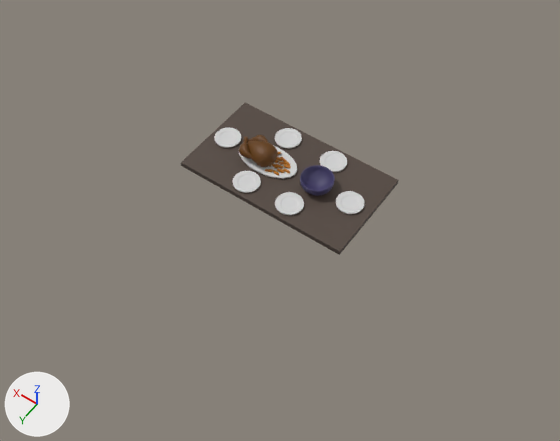
A saved change to the FBX model InitialUnityProject/Assets/Art/dinnerTable.fbx.
Camera for both pictures: a camera (50 mm lens) standing at (-0.123, 0.179, 0.25) and looking at (-0.009, 0.019, -0.002). The lights are fixed; the arrows at lower left show +X, +Y and +Z. Where no turn or scale is listed for an object, it has been applied to the vertices.
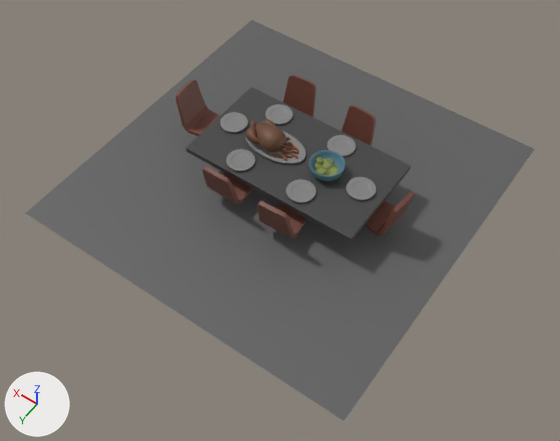
Location of each change, (x1, y1, x2, y2) in pixels of the pictures (560 x 441 px; the box of a moved part takes in the faces that stretch with it):
'polySurface40', reshaped, moved: before (181, 103, 398, 255); after (26, 20, 534, 421)
part 1 of me_mesh, moved or reshaped: before (300, 165, 335, 196); after (309, 150, 345, 181)
part 2 of me_mesh, moved or reshaped: before (336, 191, 365, 214); after (346, 177, 376, 201)
part 3 of me_mesh, moved or reshaped: before (181, 103, 398, 255); after (186, 87, 411, 242)
part 4 of me_mesh, moved or reshaped: before (232, 171, 261, 193); after (226, 149, 255, 171)
part 5 of me_mesh, moved or reshaped: before (275, 192, 304, 215); after (286, 179, 316, 203)
part 6 of me_mesh, moved or reshaped: before (320, 151, 347, 172); after (327, 135, 356, 157)
part 7 of me_mesh, moved or reshaped: before (275, 128, 302, 148); after (265, 104, 293, 125)
part 8 of me_mesh, moved or reshaped: before (265, 169, 273, 172); after (273, 154, 281, 157)
part 9 of me_mesh, moved or reshaped: before (275, 164, 283, 169); after (283, 149, 291, 154)
part 10 of me_mesh, moved or reshaped: before (239, 143, 297, 179); after (246, 131, 306, 164)
part 11 of me_mesh, moved or reshaped: before (214, 128, 241, 148); after (220, 112, 248, 133)
part 12 of me_mesh, moved or reshaped: before (248, 141, 278, 167); after (255, 125, 286, 153)
part 13 of me_mesh, moved or reshaped: before (239, 136, 252, 159); after (246, 121, 259, 144)
part 14 of me_mesh, moved or reshaped: before (243, 135, 268, 143); after (250, 119, 276, 127)
part 15 of me_mesh, added (brown): after (176, 75, 415, 238)
part 16 of me_mesh, added: after (26, 20, 534, 421)

Patch to the scene script:
```diff
--- a/InitialUnityProject/Assets/Art/dinnerTable.fbx.py
+++ b/InitialUnityProject/Assets/Art/dinnerTable.fbx.py
@@ me_mesh @@
-me_mesh.from_pydata(...)  # 3074 vertices, 3370 faces; spans x -0.04..0.04, y -0.0225..0.0225, z -0.0061..0.0061
-me_mesh.materials.append(mat_phong4)  # dark blue #443e69
-me_mesh.materials.append(mat_phong1)  # light grey #d3d3d3
-me_mesh.materials.append(mat_phong5)  # brown #50433a
-me_mesh.materials.append(mat_phong2)  # orange #b97000
-me_mesh.materials.append(mat_phong3)  # brown #633b00
+me_mesh.from_pydata(...)  # 3614 vertices, 3839 faces; spans x -0.0776..0.0776, y -0.0776..0.0776, z 0.0..0.0273
+# me_mesh part 1: the loose piece of 222 vertices spanning x -0.0216..-0.0075, y -0.0066..0.0075, z -0.004..0.0018 is moved by (-0.0041, 0.0001, 0.0212), in mat_phong6 (picture img_empathyjam_enviro_texture_jpg)
+# me_mesh part 2: the loose piece of 122 vertices spanning x -0.0362..-0.0245, y -0.0059..0.0059, z -0.0039..-0.0029 is moved by (-0.0041, 0.0001, 0.0212), in mat_phong6 (picture img_empathyjam_enviro_texture_jpg)
+# me_mesh part 3: the loose piece of 8 vertices spanning x -0.04..0.04, y -0.0225..0.0225, z -0.0061..-0.0039 is moved by (-0.0041, 0.0001, 0.0212), in mat_phong6 (picture img_empathyjam_enviro_texture_jpg)
+# me_mesh part 4: the loose piece of 122 vertices spanning x 0.0046..0.0163, y 0.0095..0.0213, z -0.0039..-0.0029 is moved by (0.0025, 0.0001, 0.0212), in mat_phong6 (picture img_empathyjam_enviro_texture_jpg)
+# me_mesh part 5: the loose piece of 122 vertices spanning x -0.0166..-0.0049, y 0.0089..0.0206, z -0.0039..-0.0029 is moved by (-0.0054, 0.0001, 0.0212), in mat_phong6 (picture img_empathyjam_enviro_texture_jpg)
+# me_mesh part 6: the loose piece of 122 vertices spanning x -0.0185..-0.0067, y -0.0208..-0.0091, z -0.0039..-0.0029 is moved by (-0.0032, 0.0001, 0.0212), in mat_phong6 (picture img_empathyjam_enviro_texture_jpg)
+# me_mesh part 7: the loose piece of 122 vertices spanning x 0.0049..0.0166, y -0.0208..-0.0091, z -0.0039..-0.0029 is moved by (0.0048, 0.0001, 0.0212), in mat_phong6 (picture img_empathyjam_enviro_texture_jpg)
+# me_mesh part 8: the loose piece of 66 vertices spanning x 0.005..0.008, y 0.0039..0.0065, z -0.0036..-0.0025 is moved by (-0.0041, 0.0001, 0.0212), in mat_phong6 (picture img_empathyjam_enviro_texture_jpg)
+# me_mesh part 9: the loose piece of 66 vertices spanning x 0.0026..0.0059, y 0.0001..0.0017, z -0.0034..-0.0021 is moved by (-0.0041, 0.0001, 0.0212), in mat_phong6 (picture img_empathyjam_enviro_texture_jpg)
+# me_mesh part 10: the loose piece of 122 vertices spanning x -0.0036..0.0248, y -0.0077..0.0084, z -0.004..-0.0028 is moved by (-0.0041, 0.0001, 0.0212), in mat_phong6 (picture img_empathyjam_enviro_texture_jpg)
+# me_mesh part 11: the loose piece of 122 vertices spanning x 0.0264..0.0381, y -0.0059..0.0059, z -0.0039..-0.0029 is moved by (-0.0041, 0.0001, 0.0212), in mat_phong6 (picture img_empathyjam_enviro_texture_jpg)
+# me_mesh part 12: the loose piece of 382 vertices spanning x 0.0057..0.0207, y -0.0035..0.0075, z -0.0037..0.0061 is moved by (-0.0041, 0.0001, 0.0212), in mat_phong6 (picture img_empathyjam_enviro_texture_jpg)
+# me_mesh part 13: the loose piece of 210 vertices spanning x 0.0139..0.0239, y -0.0018..0.0074, z -0.0014..0.0036 is moved by (-0.0041, 0.0001, 0.0212), in mat_phong6 (picture img_empathyjam_enviro_texture_jpg)
+# me_mesh part 14: the loose piece of 210 vertices spanning x 0.0116..0.0244, y -0.0061..-0.0001, z -0.0019..0.0033 is moved by (-0.0041, 0.0001, 0.0212), in mat_phong6 (picture img_empathyjam_enviro_texture_jpg)
+# me_mesh part 15: 602 vertices added at x -0.0547..0.0547, y -0.0338..0.0338, z 0.0065..0.025
+# me_mesh part 16: 4 vertices added at x -0.0776..0.0776, y -0.0776..0.0776, z 0.0
+me_mesh.materials.append(mat_phong6)  # picture img_empathyjam_enviro_texture_jpg
@@ ob_polysurface40 @@
 ob_polysurface40 = bpy.data.objects.new('polySurface40', me_mesh)
-ob_polysurface40.location = (0.0, 0.0, 0.01)
+ob_polysurface40.location = (0.0, 0.0, 0.0004)
```
